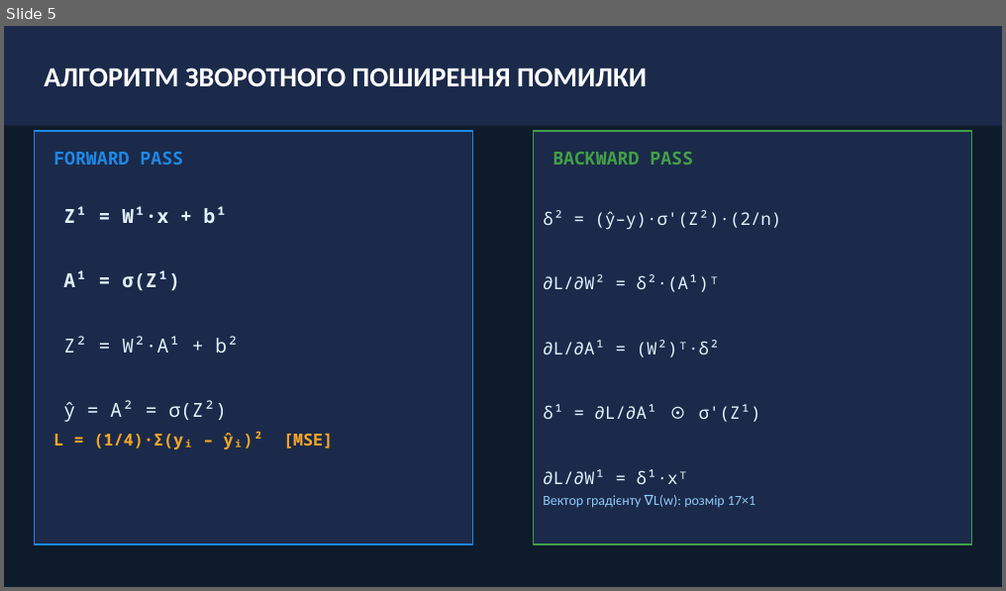
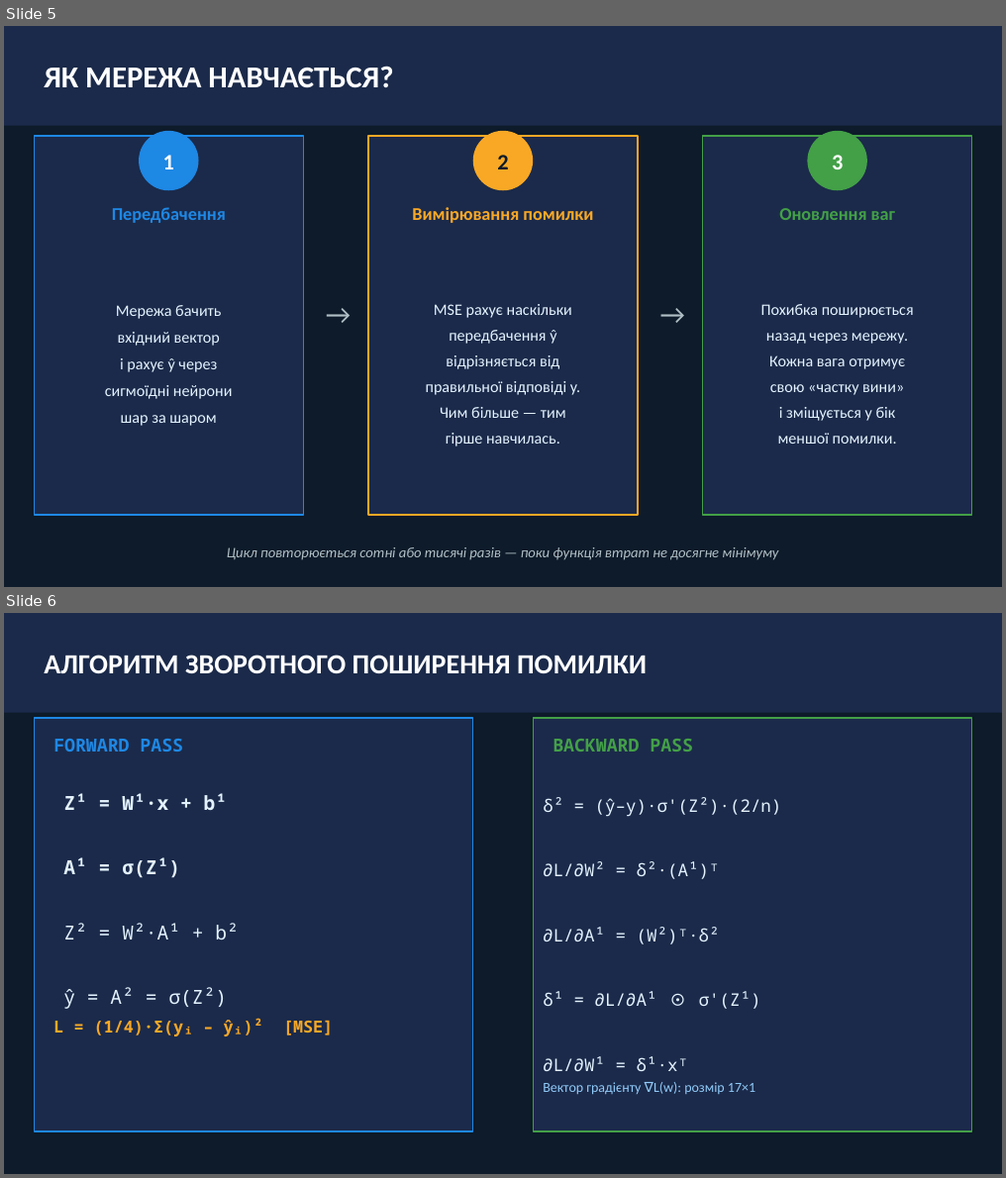
Before and after one commit to Smilelife1177/Kursova_3.5course, a slide deck: Kursova_Presentation.pptx. Shown one above the other, each under a label of ours: slide 5 before the commit, slides 5 and 6 after it. The pictures are 1006x591 and 1006x1178 pixels, drawn with LibreOffice and Linux fonts; fonts in the diff are those of the drawing. Boxes give left, top, right and bottom in pixels: in the first picture for what was removed or moved away, otherwise in the second. Text is boxed around its words. In the diff, an @@ line names an element or a change of style, - is before the commit and + after.

Commit message:
pptx02

```diff
--- a/Kursova_Presentation.pptx
+++ b/Kursova_Presentation.pptx
@@ slide 5 added at box(4, 26, 1002, 587), background #0D1B2A @@
@@ rectangle added at box(4, 26, 1002, 126), fill #1B2A4A @@
@@ text added at box(44, 66, 393, 88), 22 pt, text #FFFFFF, bold @@
+ЯК МЕРЕЖА НАВЧАЄТЬСЯ?
@@ rectangle added at box(34, 136, 303, 515), fill #1B2A4A, outline #1E88E5 1 pt @@
@@ ellipse added at box(139, 131, 199, 190), fill #1E88E5 @@
@@ rectangle added at box(368, 136, 638, 515), fill #1B2A4A, outline #F9A825 1 pt @@
@@ ellipse added at box(473, 131, 533, 190), fill #F9A825 @@
@@ rectangle added at box(703, 136, 972, 515), fill #1B2A4A, outline #43A047 1 pt @@
@@ ellipse added at box(807, 131, 867, 190), fill #43A047 @@
@@ text added at box(163, 155, 174, 170), 16 pt, text #FFFFFF, bold @@
+1
@@ text added at box(497, 155, 508, 170), 16 pt, text #0D1B2A, bold @@
+2
@@ text added at box(832, 155, 843, 170), 16 pt, text #FFFFFF, bold @@
+3
@@ text added at box(112, 207, 226, 223), 13 pt, text #1E88E5, bold @@
+Передбачення
@@ text added at box(412, 207, 593, 223), 13 pt, text #F9A825, bold @@
+Вимірювання помилки
@@ text added at box(779, 208, 895, 220), 13 pt, text #43A047, bold @@
+Оновлення ваг
@@ text added at box(303, 290, 373, 335), 20 pt, text #B0BEC5 @@
+→
@@ text added at box(638, 290, 708, 335), 20 pt, text #B0BEC5 @@
+→
@@ text added at box(105, 305, 233, 426), 11.5 pt, text #E3F2FD @@
+Мережа бачить
+вхідний вектор
+і рахує ŷ через
+сигмоїдні нейрони
+шар за шаром
@@ text added at box(426, 304, 580, 447), 11.5 pt, text #E3F2FD @@
+MSE рахує наскільки
+передбачення ŷ
+відрізняється від
+правильної відповіді y.
+Чим більше — тим
+гірше навчилась.
@@ text added at box(761, 304, 914, 444), 11.5 pt, text #E3F2FD @@
+Похибка поширюється
+назад через мережу.
+Кожна вага отримує
+свою «частку вини»
+і зміщується у бік
+меншої помилки.
@@ text added at box(227, 548, 778, 561), 10.5 pt, text #B0BEC5, italic @@
+Цикл повторюється сотні або тисячі разів — поки функція втрат не досягне мінімуму
@@ what was slide 5 is now slide 6 @@
```
Also in this commit, not shown: 1 other file.
